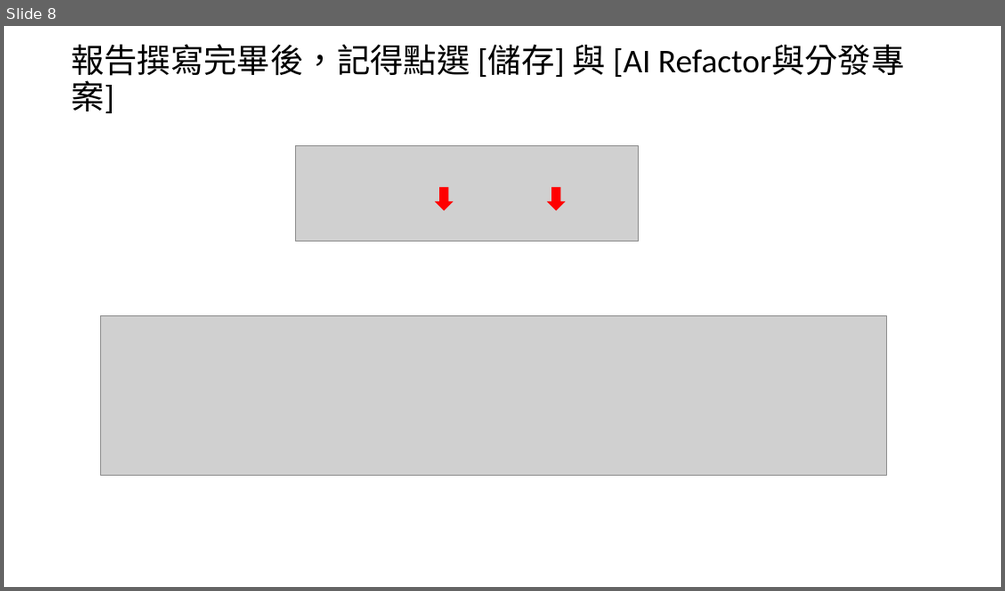
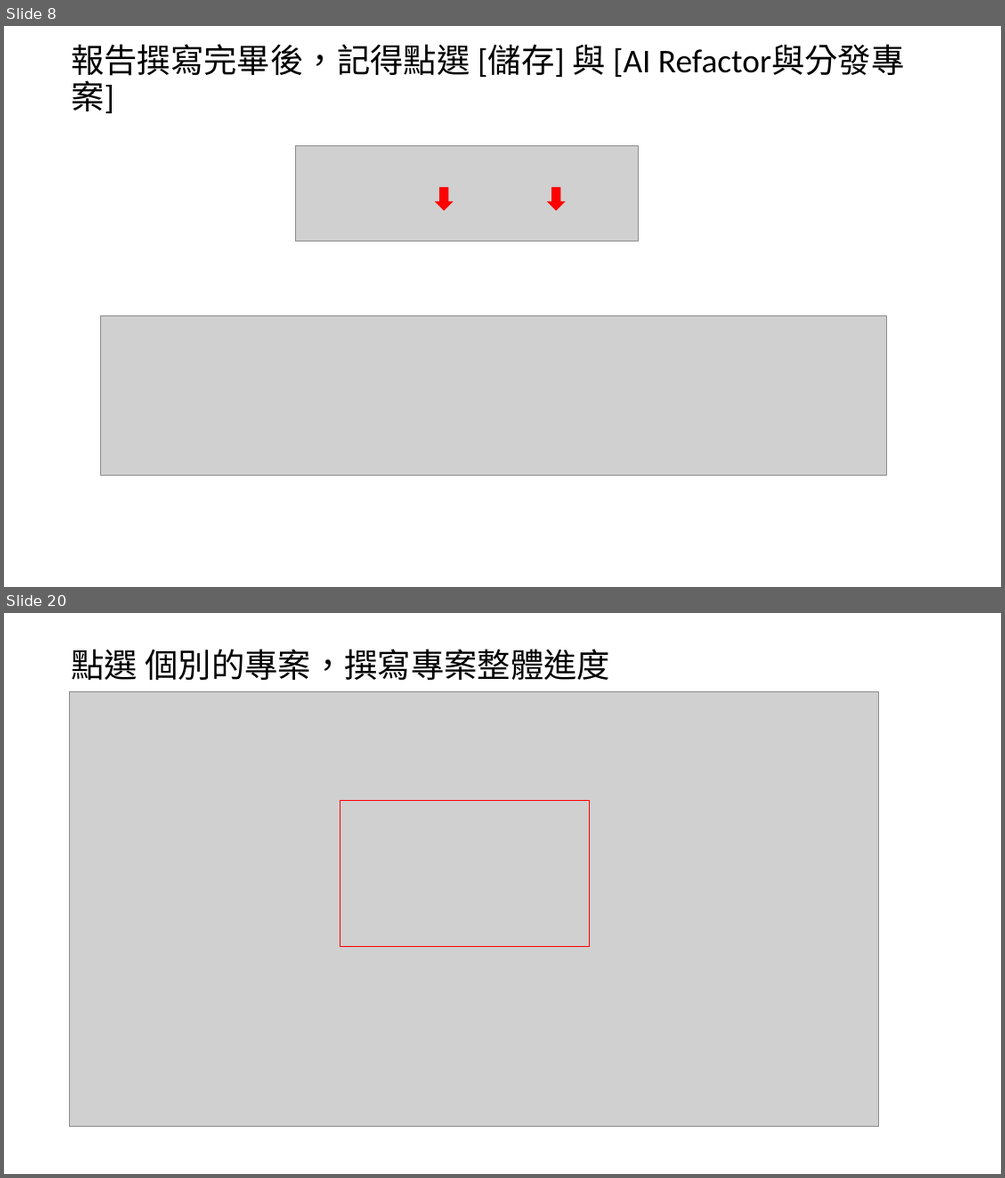
Before and after one commit to fabian415/syncboard, a slide deck: SyncBoard 使用說明文件.pptx. Shown one above the other, each under a label of ours: slide 8 before the commit, slides 8 and 20 after it; the slides between them are not shown. The pictures are 1005x591 and 1005x1178 pixels, drawn with LibreOffice and Linux fonts; fonts in the diff are those of the drawing; grey boxes stand for pictures. Boxes give left, top, right and bottom in pixels: in the first picture for what was removed or moved away, otherwise in the second. Text is boxed around its words. In the diff, an @@ line names an element or a change of style, - is before the commit and + after.

```diff
--- a/SyncBoard 使用說明文件.pptx
+++ b/SyncBoard 使用說明文件.pptx
@@ slide 20 added at (4, 613, 1001, 1174), background #FFFFFF @@
@@ text added at (71, 649, 610, 680), 32 pt, text #000000 @@
+點選 個別的專案，撰寫專案整體進度
@@ picture added at (70, 691, 879, 1126) @@
@@ rectangle added at (340, 800, 589, 947), outline #FF0000 1 pt @@
```
Also in this commit, not shown: 6 slides changed, 15 other slides added, 1 slide removed, 2 other files.
